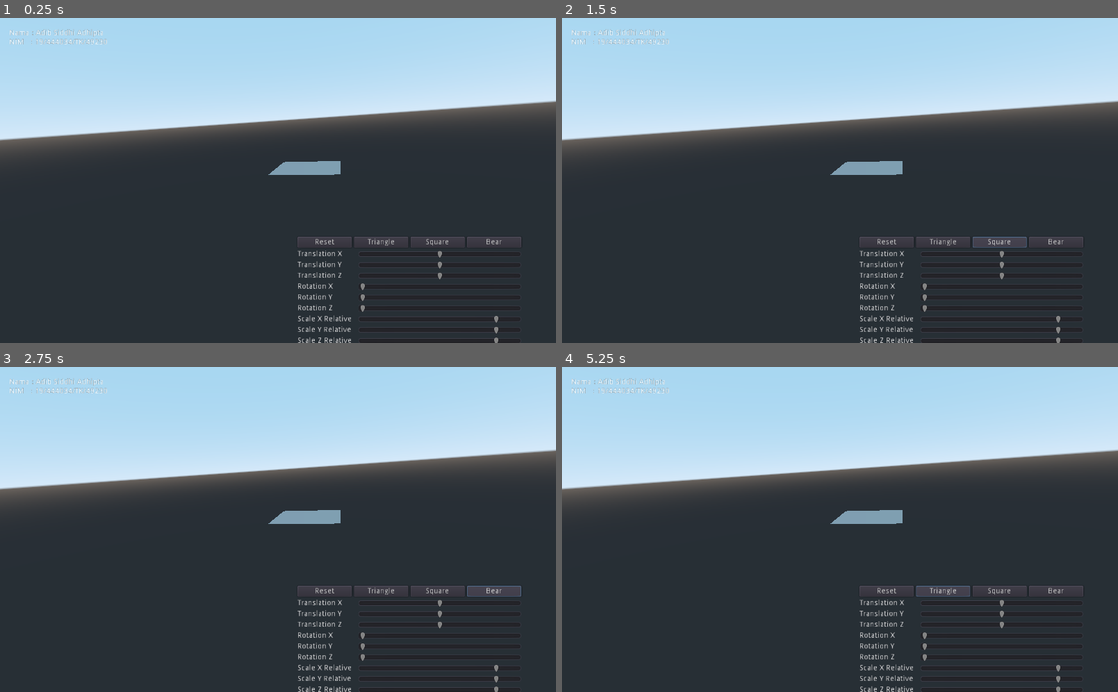
Above: before the commit, frames 1-4 (two rows, left to right).
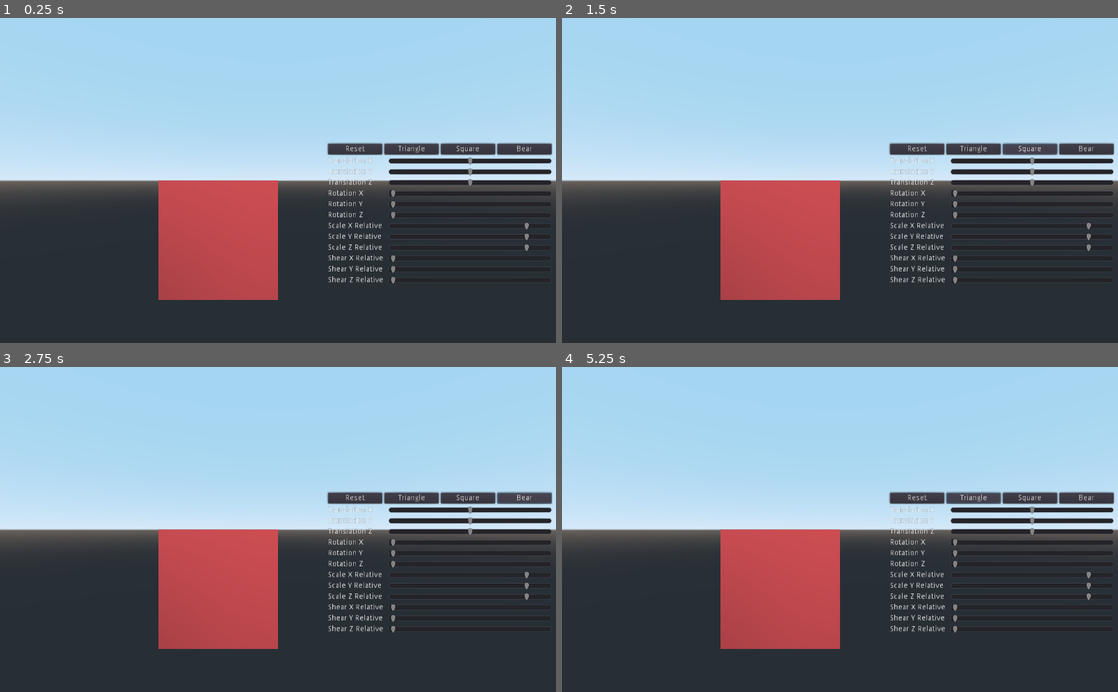
Above: after the commit, the same moments.

Repository: lan666as/ApesBersama
Game: Godot game, scene res://TVG3D.tscn
Two runs of this game, one before a commit and one after it. Both use one fixed random seed, a clock stepped at 60 frames per second and the inputs below.
Inputs:
- Up to frame 1 (0.25 s): no input
- Up to frame 2 (1.5 s): click "Triangle" at 0.5 s; click "Square" at 1.25 s
- Up to frame 3 (2.75 s): click "Bear" at 2 s
- Up to frame 4 (5.25 s): click "Triangle" at 2.75 s; click "Square" at 3.5 s; click "Bear" at 4.25 s; click "Triangle" at 5 s

The runs differ from the first frame. In frame 1, 36% of the frame differs, in the area x 0-100%, y 3-100%; in frame 2, 36%; in frame 3, 36%; in frame 4, 36%.
Error in both runs: Invalid call. Nonexistent function 'triangle' in base 'Spatial (TVG3D.gd)'. (res://Hud.gd:53)

Commit message:
Make Cube and Material Color

Diff:
--- a/Hud.tscn
+++ b/Hud.tscn
@@ -5,6 +5,10 @@
 [node name="Hud" type="Control"]
 anchor_right = 1.0
 anchor_bottom = 1.0
+margin_left = -34.0
+margin_top = -304.0
+margin_right = -34.0
+margin_bottom = -304.0
 script = ExtResource( 1 )
 __meta__ = {
 "_edit_use_anchors_": false
@@ -26,8 +30,10 @@
 anchor_top = 0.8
 anchor_right = 0.9
 anchor_bottom = 0.9
-margin_left = -374.0
-margin_top = -76.0
+margin_left = -284.0
+margin_top = 56.0
+margin_right = 128.0
+margin_bottom = 256.0
 __meta__ = {
 "_edit_use_anchors_": false
 }
@@ -86,7 +92,9 @@
 margin_right = 412.0
 margin_bottom = 16.0
 rect_min_size = Vector2( 300, 0 )
-value = 50.0
+min_value = -5.0
+max_value = 5.0
+step = 0.5
 rounded = true
 
 [node name="Label5" type="Label" parent="VBoxContainer/GridContainer"]
@@ -101,7 +109,9 @@
 margin_right = 412.0
 margin_bottom = 36.0
 rect_min_size = Vector2( 300, 0 )
-value = 50.0
+min_value = -5.0
+max_value = 5.0
+step = 0.5
 rounded = true
 
 [node name="Label8" type="Label" parent="VBoxContainer/GridContainer"]
@@ -116,7 +126,9 @@
 margin_right = 412.0
 margin_bottom = 56.0
 rect_min_size = Vector2( 300, 0 )
-value = 50.0
+min_value = -5.0
+max_value = 5.0
+step = 0.5
 rounded = true
 
 [node name="Label2" type="Label" parent="VBoxContainer/GridContainer"]
--- a/TVG3D.gd
+++ b/TVG3D.gd
@@ -33,41 +33,101 @@
 
 
 # Called when the node enters the scene tree for the first time.
+#func _ready():
+#	source = PoolVector3Array()
+#
+#	source.push_back(Vector3(1,0,0))
+#	source.push_back(Vector3(1,0,1))
+#	source.push_back(Vector3(0,0,1))
+#	source.push_back(Vector3(0,0,0))
+#
+#	source.push_back(Vector3(1,1,0))
+#	source.push_back(Vector3(1,1,1))
+#	source.push_back(Vector3(0,1,1))
+#	source.push_back(Vector3(0,1,0))
+#
+#
+#	next = source
+#
+#	mesh = MeshInstance.new()
+#	add_child(mesh)
+#
+#
+#	transform()
+
+#	var arr = []
+#	arr.resize(ArrayMesh.ARRAY_MAX)
+#	var source = PoolVector3Array()
+#	source.append(Vector3(1, 1, 1))
+#	source.append(Vector3(1, 1, -1))
+#	source.append(Vector3(-1, 1, 1))
+#	source.append(Vector3(-1, 1, -1))
+#	source.append(Vector3(1, -1, 1))
+#	source.append(Vector3(1, -1, -1))
+#	source.append(Vector3(-1, -1, 1))
+#	source.append(Vector3(-1, -1, -1))
+#	arr[ArrayMesh.ARRAY_VERTEX] = source
+#	mesh = MeshInstance.new()
+#	mesh.add_surface_from_arrays(Mesh.PRIMITIVE_TRIANGLES, arr)
+#	next = source
+#	add_child(mesh)
+#	transform()
+#	# pass # Replace with function body.
+
+var normals = PoolVector3Array()
+var indices = PoolIntArray()
+
 func _ready():
-	source = PoolVector3Array()
-
-	source.push_back(Vector3(1,0,0))
-	source.push_back(Vector3(1,0,1))
-	source.push_back(Vector3(0,0,1))
-	source.push_back(Vector3(0,0,0))
-
-	source.push_back(Vector3(1,1,0))
-	source.push_back(Vector3(1,1,1))
-	source.push_back(Vector3(0,1,1))
-	source.push_back(Vector3(0,1,0))
-
-
+#	mesh = MeshInstance.new()
+	mesh = $MeshInstance
+#	add_child(mesh)
+	var arr_mesh = ArrayMesh.new()
+	var mesh_arrays = []
+	mesh_arrays.resize(ArrayMesh.ARRAY_MAX)
+	make_cube(0,1,0)
+	mesh_arrays[Mesh.ARRAY_VERTEX] = source
+	mesh_arrays[Mesh.ARRAY_NORMAL] = normals
+	mesh_arrays[Mesh.ARRAY_INDEX] = indices
+	arr_mesh.add_surface_from_arrays(Mesh.PRIMITIVE_TRIANGLES, mesh_arrays)
+	mesh.mesh = arr_mesh
 	next = source
-
-	mesh = MeshInstance.new()
+#	mesh = MeshInstance.new()
 	add_child(mesh)
-
-
-	transform()
-
-	# pass # Replace with function body.
+#	mesh.material_override.albedo_color = Color("#ffb2d90a")
+
+
+
+func make_cube(x,y,z):
+	#left
+	make_quad(Vector3(x,y,z), Vector3(x,y+1,z), Vector3(x,y+1,z+1), Vector3(x,y,z+1))
+	#right
+	make_quad(Vector3(x+1,y,z+1), Vector3(x+1,y+1,z+1), Vector3(x+1,y+1,z), Vector3(x+1,y,z))
+	#down
+	make_quad(Vector3(x+1,y,z), Vector3(x,y,z), Vector3(x,y,z+1), Vector3(x+1,y,z+1))
+	#up
+	make_quad(Vector3(x+1,y+1,z+1), Vector3(x,y+1,z+1), Vector3(x,y+1,z), Vector3(x+1,y+1,z))
+	#back
+	make_quad(Vector3(x+1,y,z), Vector3(x+1,y+1,z), Vector3(x,y+1,z), Vector3(x,y,z))
+	#front
+	make_quad(Vector3(x,y,z+1), Vector3(x,y+1,z+1), Vector3(x+1,y+1,z+1), Vector3(x+1,y,z+1))
+
+func make_quad(a,b,c,d):
+	var length = len(source)
+	indices.append_array([length, length+1, length+2, length, length+2, length+3])
+	source.append_array([a,b,c,d])
+	normals.append_array([a.normalized(),b.normalized(),c.normalized(),d.normalized()])
 
 func change_translation_x(value: float):
 	# Range from -50 to 50
-	trans_x = (value - 50)
+	trans_x = (value)
 	transform()
 
 func change_translation_y(value: float):
-	trans_y = (50 - value)
+	trans_y = (value)
 	transform()
 
 func change_translation_z(value: float):
-	trans_z = (50 - value)
+	trans_z = (value)
 	transform()
 
 func rotate_x(value: float):
@@ -107,22 +167,23 @@
 	transform()
 
 func update_mesh():
+#	mesh.queue_free()
+#	mesh = MeshInstance.new()
+#	add_child(mesh)
 	var arr_mesh = ArrayMesh.new()
-	var arrays = []
-	arrays.resize(ArrayMesh.ARRAY_MAX)
-	arrays[ArrayMesh.ARRAY_VERTEX] = Array(next).slice(0,3)
-
-	arr_mesh.add_surface_from_arrays(Mesh.PRIMITIVE_TRIANGLE_FAN, arrays)
-
-	arrays = []
-	arrays.resize(ArrayMesh.ARRAY_MAX)
-	arrays[ArrayMesh.ARRAY_VERTEX] = Array(next).slice(4,7)
-	arr_mesh.add_surface_from_arrays(Mesh.PRIMITIVE_TRIANGLE_FAN, arrays)
-
-	mesh.queue_free()
-	mesh = MeshInstance.new()
+	var mesh_arrays = []
+	mesh_arrays.resize(ArrayMesh.ARRAY_MAX)
+	mesh_arrays[Mesh.ARRAY_VERTEX] = next
+	mesh_arrays[Mesh.ARRAY_NORMAL] = normals
+	mesh_arrays[Mesh.ARRAY_INDEX] = indices
+	arr_mesh.add_surface_from_arrays(Mesh.PRIMITIVE_TRIANGLES, mesh_arrays)
 	mesh.mesh = arr_mesh
-	add_child(mesh)
+
+#	mesh = MeshInstance.new()
+#	add_child(mesh)
+	print(indices)
+	print('\n')
+	print('\n')
 #	pass
 
 func transform():
--- a/TVG3D.tscn
+++ b/TVG3D.tscn
@@ -1,7 +1,10 @@
-[gd_scene load_steps=3 format=2]
+[gd_scene load_steps=4 format=2]
 
 [ext_resource path="res://Hud.tscn" type="PackedScene" id=1]
 [ext_resource path="res://TVG3D.gd" type="Script" id=2]
+
+[sub_resource type="SpatialMaterial" id=1]
+albedo_color = Color( 0.784314, 0.247059, 0.247059, 1 )
 
 [node name="TVG3D" type="Spatial"]
 script = ExtResource( 2 )
@@ -10,10 +13,11 @@
 DrawingPath = NodePath("..")
 
 [node name="Camera" type="Camera" parent="."]
-transform = Transform( -0.25, -0.258819, 0.933013, -0.0669873, 0.965926, 0.25, -0.965926, 7.19671e-09, -0.258819, 4.08766, 0.746035, 0 )
+transform = Transform( -1.62921e-07, 0, 1, 0, 1, 0, -1, 0, -1.62921e-07, 2.94507, 2, 0 )
 
 [node name="OmniLight" type="OmniLight" parent="."]
 transform = Transform( 1, 0, 0, 0, 1, 0, 0, 0, 1, 0, 8, 0 )
 omni_range = 32.7369
 
 [node name="MeshInstance" type="MeshInstance" parent="."]
+material_override = SubResource( 1 )
